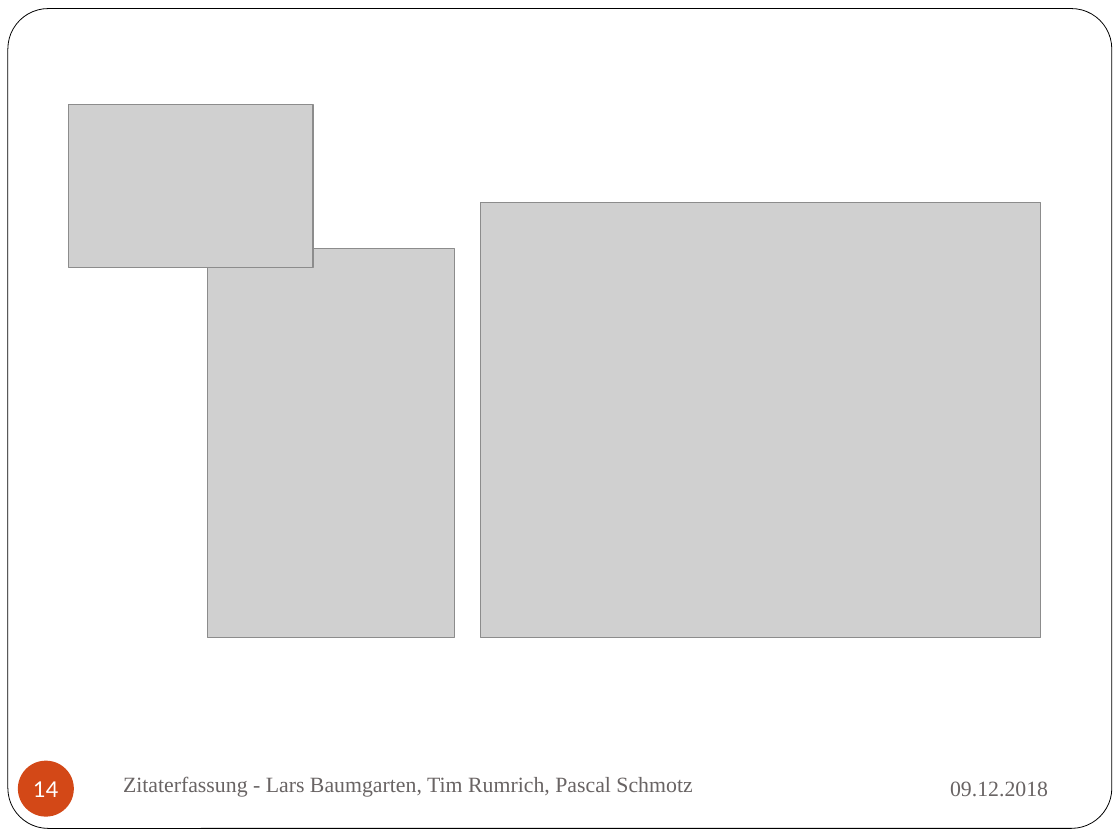
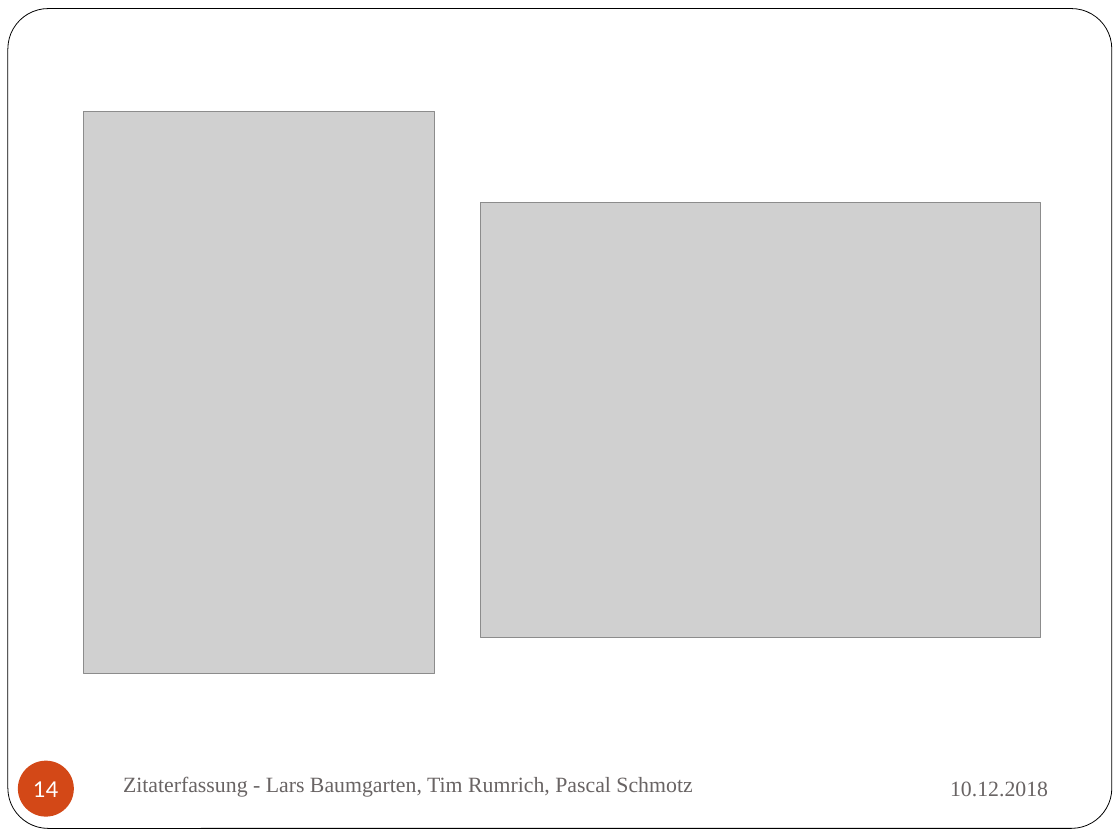
Before and after one commit to TrialAnd404/MyRepo, a slide deck: slide 14 of ZitatErfassung.pptx. Drawn at 1120x840 pixels with LibreOffice and Linux fonts; fonts in the diff are those of the drawing; grey boxes stand for pictures. Boxes give left, top, right and bottom in pixels: in the first picture for what was removed or moved away, otherwise in the second. Text is boxed around its words. In the diff, an @@ line names an element or a change of style, - is before the commit and + after.

```diff
--- a/ZitatErfassung.pptx
+++ b/ZitatErfassung.pptx
@@ picture removed at <box>68,105,312,268</box> @@
@@ picture added at <box>84,111,436,673</box> @@
@@ picture removed at <box>207,249,454,637</box> @@
@@ text at <box>950,781,1048,797</box>: text changed @@
-09.12.2018
+10.12.2018
```
Also in this commit, not shown: 26 other slides changed.
